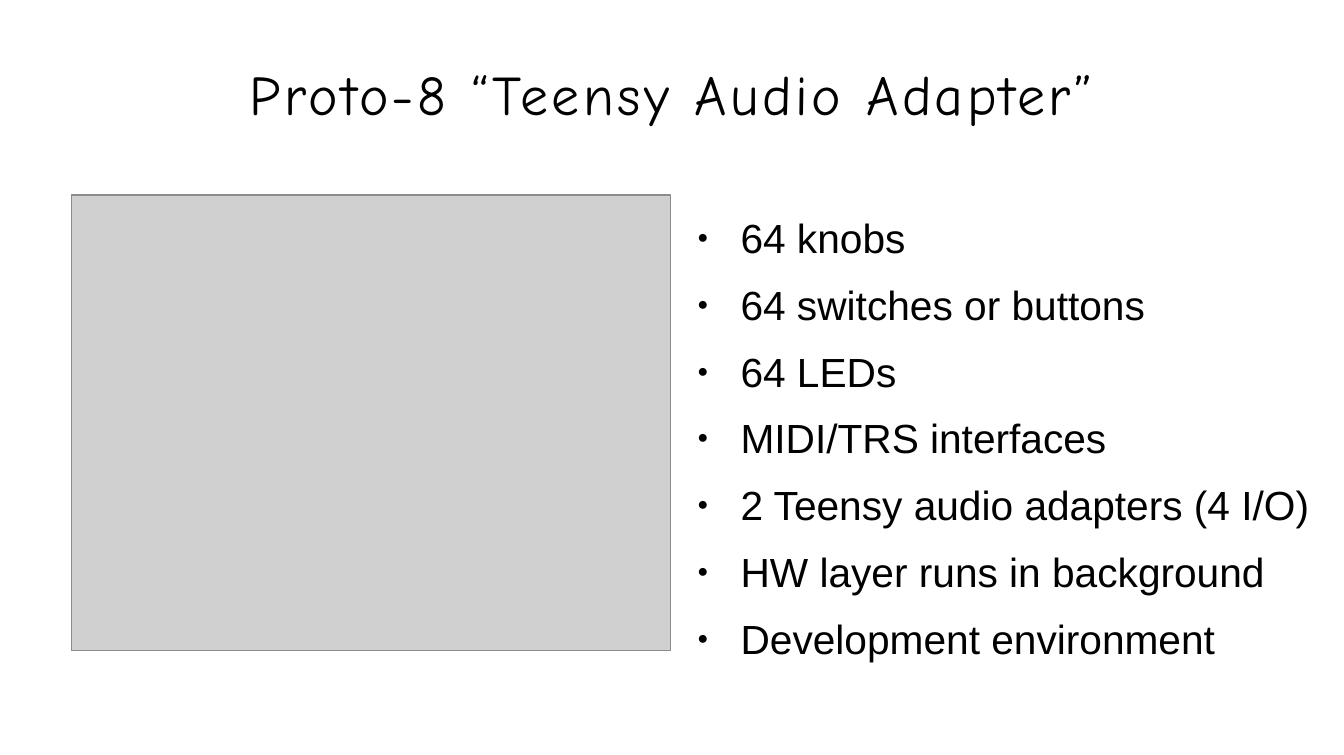
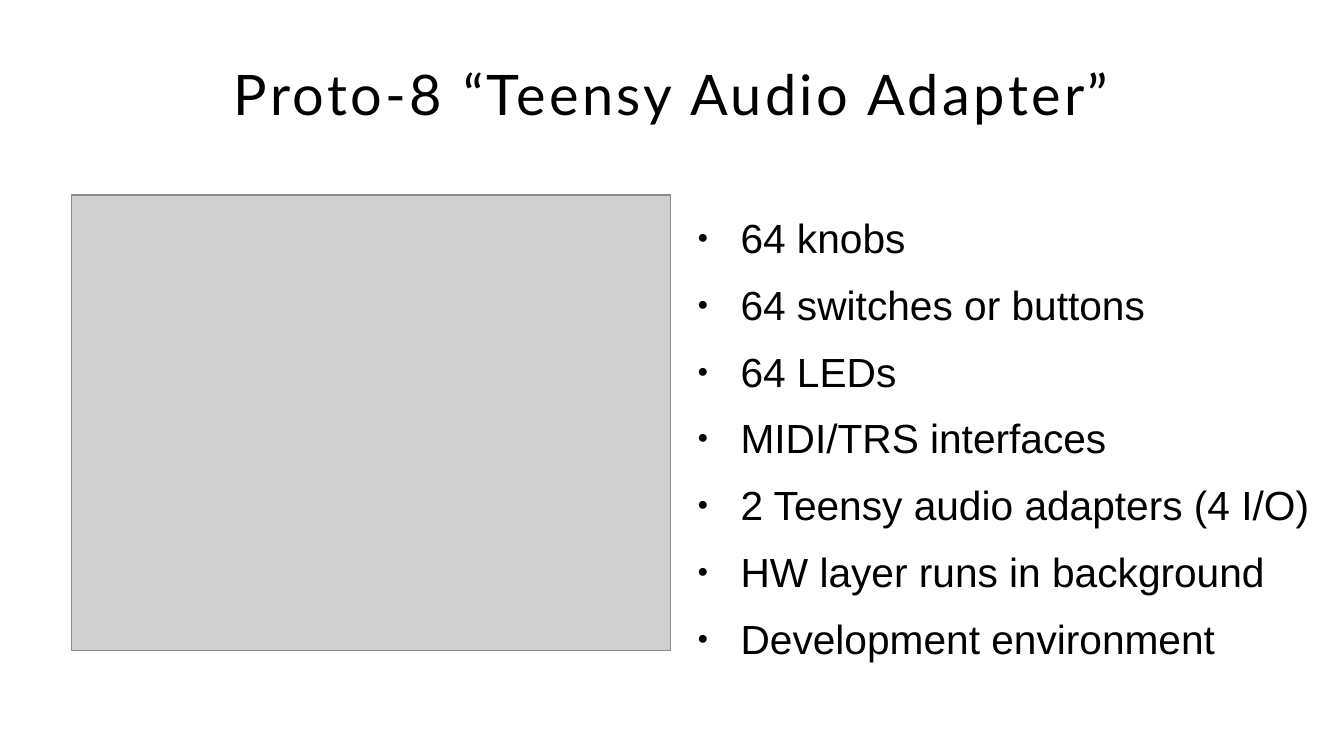
Before and after one commit to Jacquot-SFE/Teensy-synth-platform, a slide deck: slide 11 of presentation/slides/teensy-synthesis.odp (slide 10 before the commit). Drawn at 1344x755 pixels with LibreOffice and Linux fonts; fonts in the diff are those of the drawing; grey boxes stand for pictures; background and template pictures are left out. Boxes give left, top, right and bottom in pixels: in the first picture for what was removed or moved away, otherwise in the second. Text is boxed around its words. In the diff, an @@ line names an element or a change of style, - is before the commit and + after.

```diff
--- a/presentation/slides/teensy-synthesis.odp
+++ b/presentation/slides/teensy-synthesis.odp
@@ title "Proto-8 “Teensy Audio Adapter”" at <box>234,72,1108,125</box>: font Comic Neue to Lato @@
```
Also in this commit, not shown: 27 other slides changed, 1 slide added, 11 other files.
